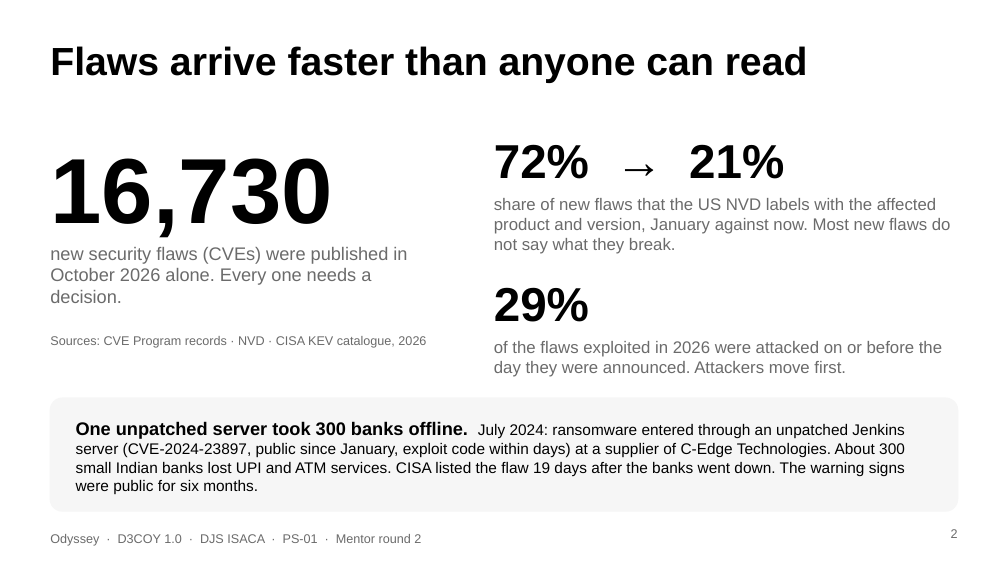
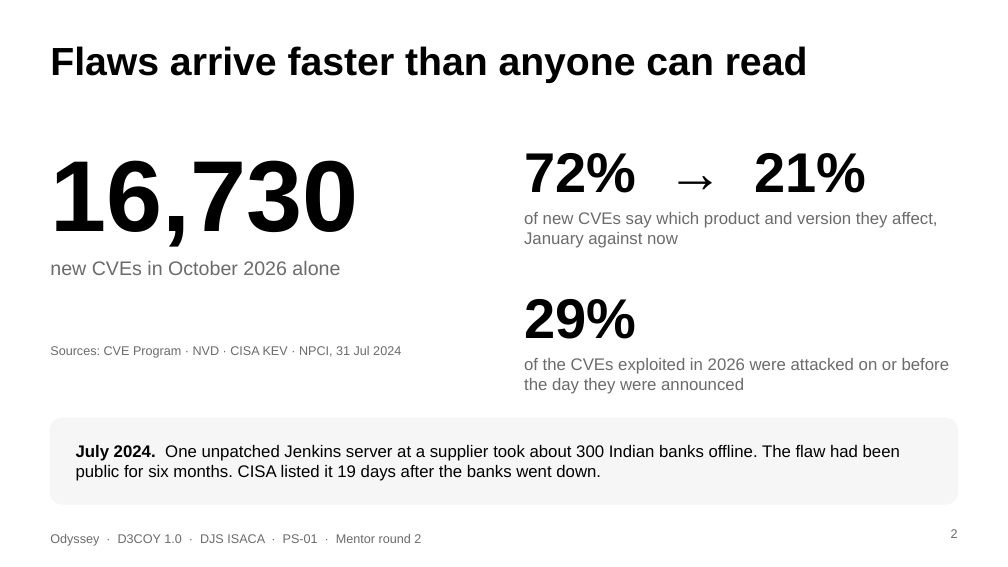
Before and after one commit to swayamiitb/D3coy_Odysssey, a slide deck: slide 2 of docs/pitch/Odyssey_mentor_round_2.pptx. Drawn at 1008x567 pixels with LibreOffice and Linux fonts; fonts in the diff are those of the drawing. Boxes give left, top, right and bottom in pixels: in the first picture for what was removed or moved away, otherwise in the second. Text is boxed around its words. In the diff, an @@ line names an element or a change of style, - is before the commit and + after.

```diff
--- a/docs/pitch/Odyssey_mentor_round_2.pptx
+++ b/docs/pitch/Odyssey_mentor_round_2.pptx
@@ text "16,730" at box(50, 160, 358, 247): size 66 to 72 pt; vertical alignment top to bottom @@
@@ text "72% → 21%": place and size @@
-text "72% → 21%" at box(494, 144, 784, 179)
+text "72% → 21%" at box(524, 153, 866, 193)
@@ text "72% → 21%" at box(524, 153, 866, 193): size 34 to 40 pt; vertical alignment top to bottom @@
@@ text at box(524, 212, 937, 248): text changed @@
-share of new flaws that the US NVD labels with the affected product and version, January against now. Most new flaws do not say what they break.
+of new CVEs say which product and version they affect, January against now
@@ text at box(50, 261, 340, 275): text changed; size 13 to 14 pt @@
-new security flaws (CVEs) were published in October 2026 alone. Every one needs a decision.
+new CVEs in October 2026 alone
@@ text "29%" at box(524, 299, 636, 339): size 34 to 40 pt; vertical alignment top to bottom @@
@@ text "29%": place and size @@
-text "29%" at box(494, 287, 589, 322)
+text "29%" at box(524, 299, 636, 339)
@@ text at box(50, 346, 401, 358): text changed @@
-Sources: CVE Program records · NVD · CISA KEV catalogue, 2026
+Sources: CVE Program · NVD · CISA KEV · NPCI, 31 Jul 2024
@@ text at box(524, 358, 950, 394): text changed @@
-of the flaws exploited in 2026 were attacked on or before the day they were announced. Attackers move first.
+of the CVEs exploited in 2026 were attacked on or before the day they were announced
@@ rounded rectangle: place and size @@
-rounded rectangle at box(50, 398, 958, 511)
+rounded rectangle at box(50, 418, 958, 504)
@@ rounded rectangle at box(50, 418, 958, 504): proportions changed @@
@@ text at box(76, 445, 900, 481): text changed; size 11 to 12 pt @@
-One unpatched server took 300 banks offline. July 2024: ransomware entered through an unpatched Jenkins server (CVE-2024-23897, public since January, exploit code within days) at a supplier of C-Edge Technologies. About 300 small Indian banks lost UPI and ATM services. CISA listed the flaw 19 days after the banks went down. The warning signs were public for six months.
+July 2024. One unpatched Jenkins server at a supplier took about 300 Indian banks offline. The flaw had been public for six months. CISA listed it 19 days after the banks went down.
```
Also in this commit, not shown: 3 other slides changed, 6 slides added, 6 slides removed, 1 other file.
